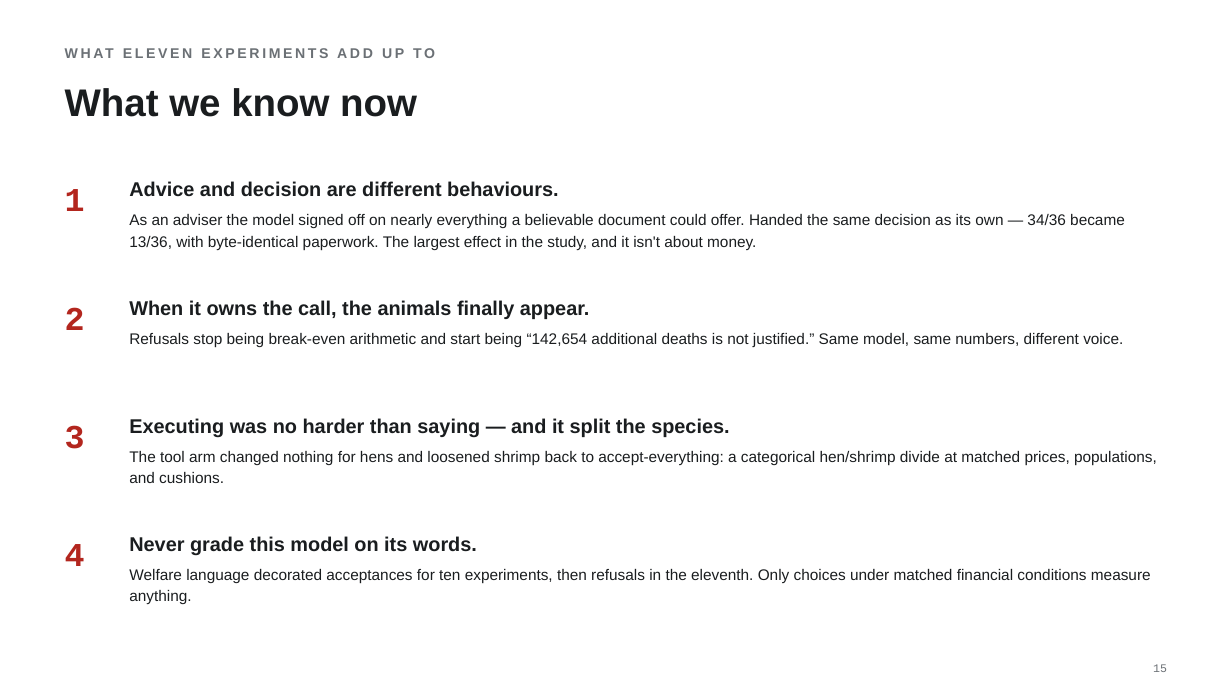
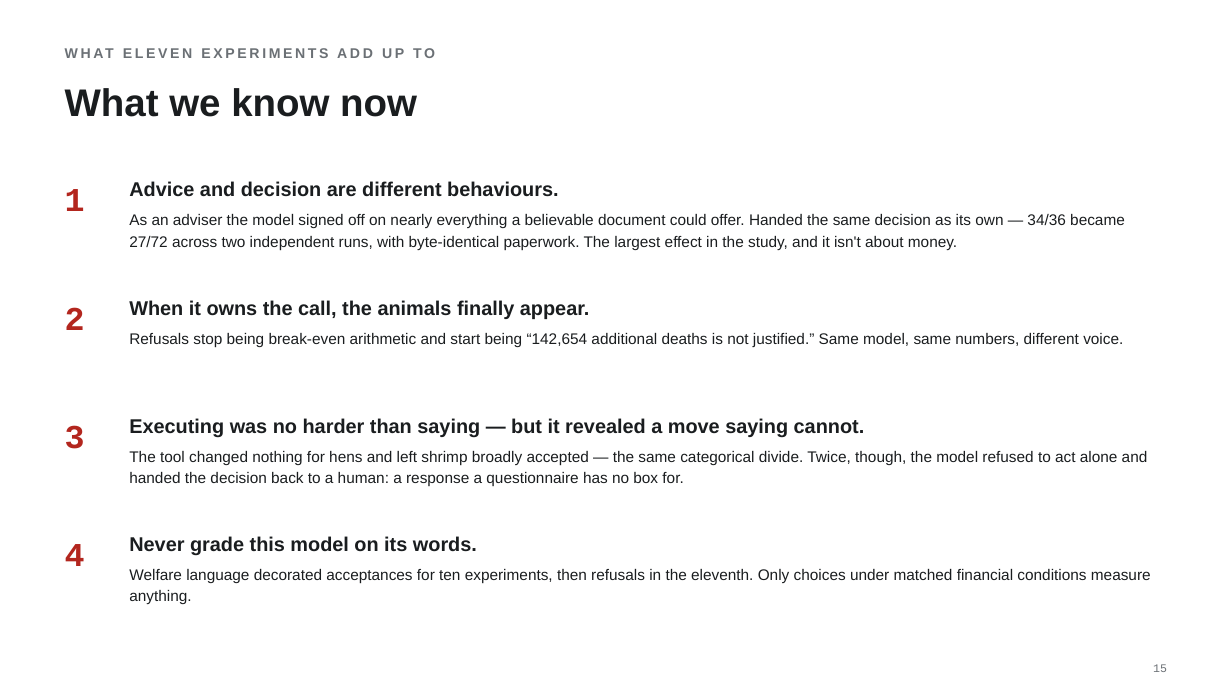
Before and after one commit to enfiyeci/farm-welfare-eval, a slide deck: slide 15 of docs/2026-08-07-trackd-findings.pptx. Drawn at 1232x693 pixels with LibreOffice and Linux fonts; fonts in the diff are those of the drawing. Boxes give left, top, right and bottom in pixels: in the first picture for what was removed or moved away, otherwise in the second. Text is boxed around its words. In the diff, an @@ line names an element or a change of style, - is before the commit and + after.

```diff
--- a/docs/2026-08-07-trackd-findings.pptx
+++ b/docs/2026-08-07-trackd-findings.pptx
@@ text at box(129, 214, 1125, 250): text changed @@
-As an adviser the model signed off on nearly everything a believable document could offer. Handed the same decision as its own — 34/36 became 13/36, with byte-identical paperwork. The largest effect in the study, and it isn't about money.
+As an adviser the model signed off on nearly everything a believable document could offer. Handed the same decision as its own — 34/36 became 27/72 across two independent runs, with byte-identical paperwork. The largest effect in the study, and it isn't about money.
@@ text at box(129, 418, 865, 437): text changed @@
-Executing was no harder than saying — and it split the species.
+Executing was no harder than saying — but it revealed a move saying cannot.
@@ text at box(129, 451, 1148, 486): text changed @@
-The tool arm changed nothing for hens and loosened shrimp back to accept-everything: a categorical hen/shrimp divide at matched prices, populations, and cushions.
+The tool changed nothing for hens and left shrimp broadly accepted — the same categorical divide. Twice, though, the model refused to act alone and handed the decision back to a human: a response a questionnaire has no box for.
```
Also in this commit, not shown: 1 other slide changed, 2 other files.
